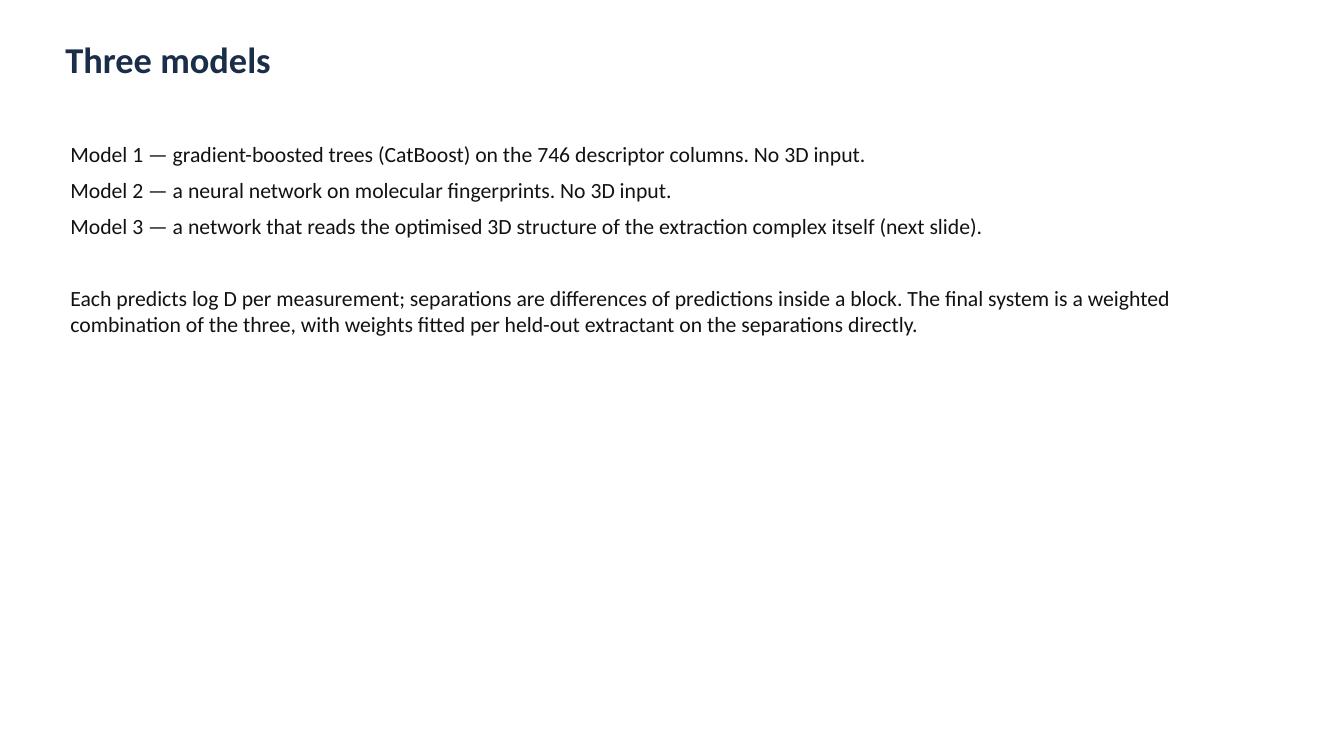
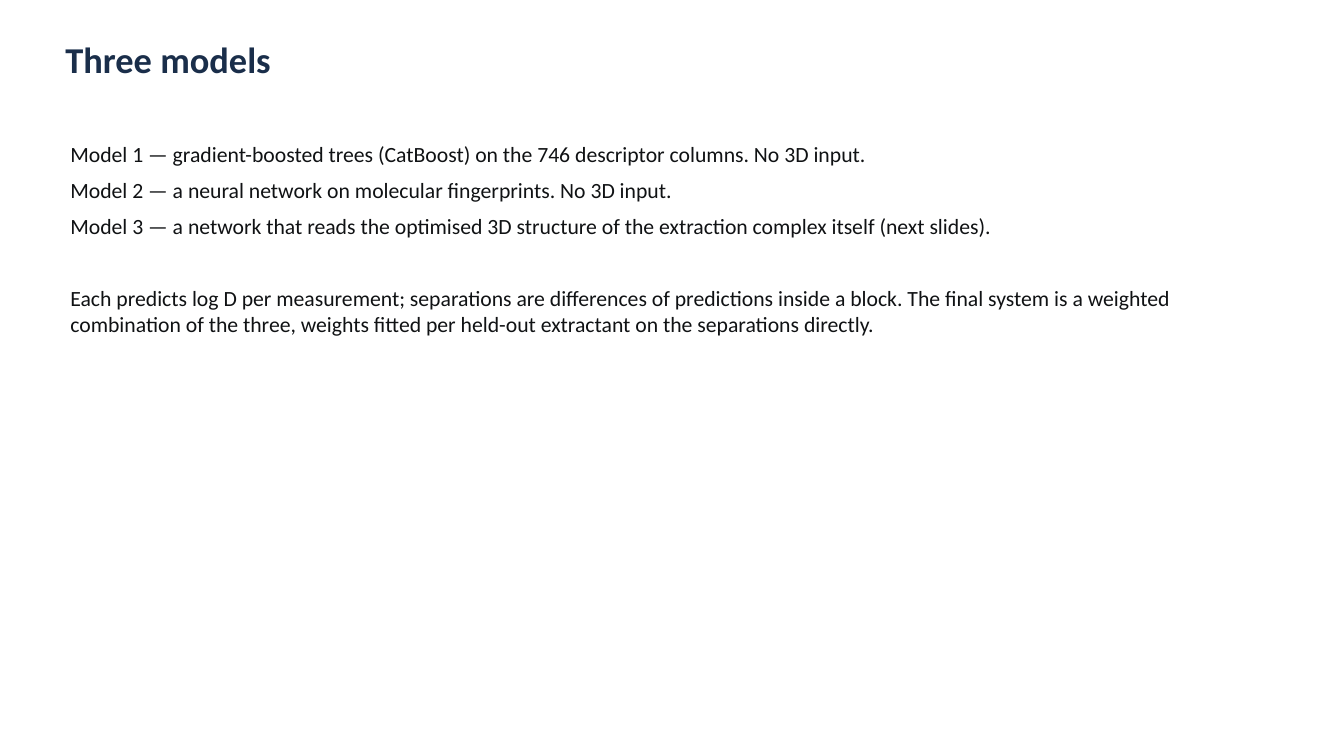
Before and after one commit to mironovb/lanthanidestrain, a slide deck: slide 5 of docs/vogiatzis_condensed_2026-08.pptx. Drawn at 1344x756 pixels with LibreOffice and Linux fonts; fonts in the diff are those of the drawing. Boxes give left, top, right and bottom in pixels: in the first picture for what was removed or moved away, otherwise in the second. Text is boxed around its words. In the diff, an @@ line names an element or a change of style, - is before the commit and + after.

```diff
--- a/docs/vogiatzis_condensed_2026-08.pptx
+++ b/docs/vogiatzis_condensed_2026-08.pptx
@@ text at (70, 218, 1170, 336): text changed @@
-Model 3 — a network that reads the optimised 3D structure of the extraction complex itself (next slide).
-Each predicts log D per measurement; separations are differences of predictions inside a block. The final system is a weighted combination of the three, with weights fitted per held-out extractant on the separations directly.
+Model 3 — a network that reads the optimised 3D structure of the extraction complex itself (next slides).
+Each predicts log D per measurement; separations are differences of predictions inside a block. The final system is a weighted combination of the three, weights fitted per held-out extractant on the separations directly.
```
Also in this commit, not shown: 9 other slides changed, 1 slide added.
